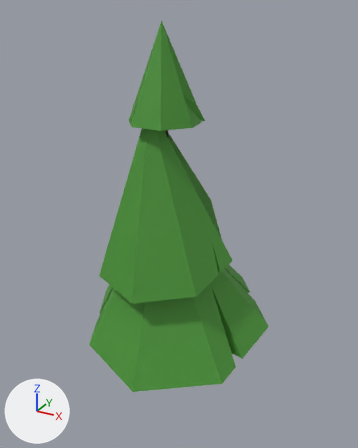
One commit to the FBX model Assets/Models/GrandPineTree.fbx: the scene before it, then after it.
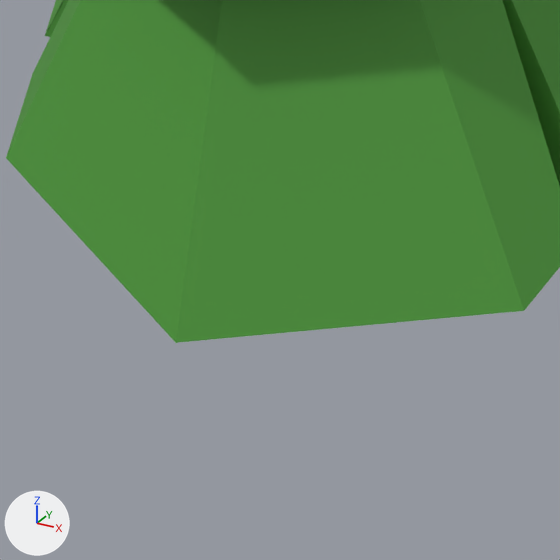
There are two pictures of each version: one whole from a camera (50 mm lens) standing at (10.81, -18.94, 19.1) and looking at (-0.01, 0.73, 9.26), one close up on the part from 24% to 65% of the width and 68% to 100% of the height. Arrows for +X, +Y and +Z are at lower left; the lights stay in place.
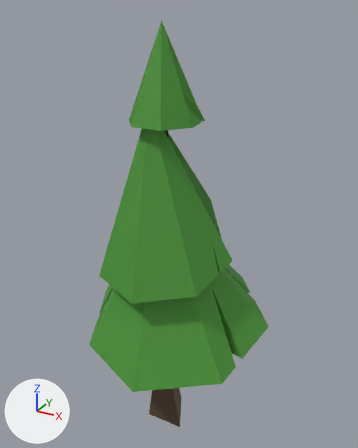
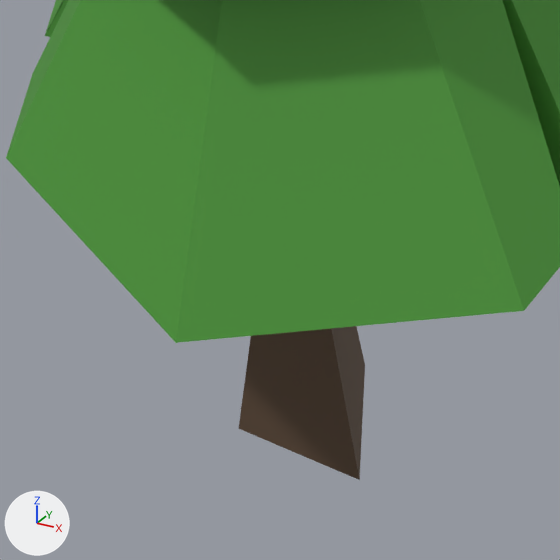
The newer file is also turned or shifted as a whole; pictures and numbers use the older file's frame.

Pixel boxes [x1, y1, x2, y2] of what changed, in the close-ups (560 x 560 px):
```json
{"object": "Cone.001", "change": "added", "after": [239, 326, 365, 480], "on screen": "brown"}
```

Scene script edits in JSON lines:
```json
{"op": "add", "block": "me_cone_000", "code": ["me_cone_000 = bpy.data.meshes.new('Cone.000')", "me_cone_000.from_pydata([(-0.11, 0.91, 2.05), (0.51, -0.59, 2.51), (-0.68, -0.59, 2.51), (0.0, 1.33, 0.0), (1.0, -0.67, 0.0), (-1.0, -0.67, 0.0)], [], [(2, 0, 3, 5), (3, 4, 5), (1, 2, 5, 4), (0, 1, 4, 3), (0, 2, 1)])", "for i in [1, 4]: me_cone_000.polygons[i].material_index = 1", "me_cone_000.materials.append(mat_trunk)  # brown #5b4735", "me_cone_000.materials.append(mat_cut)  # beige #e7bd79"]}
{"op": "add", "block": "ob_cone_001", "code": ["ob_cone_001 = bpy.data.objects.new('Cone.001', me_cone_000)", "ob_cone_001.location = (0.0, -0.33, -2.0)"]}
```
